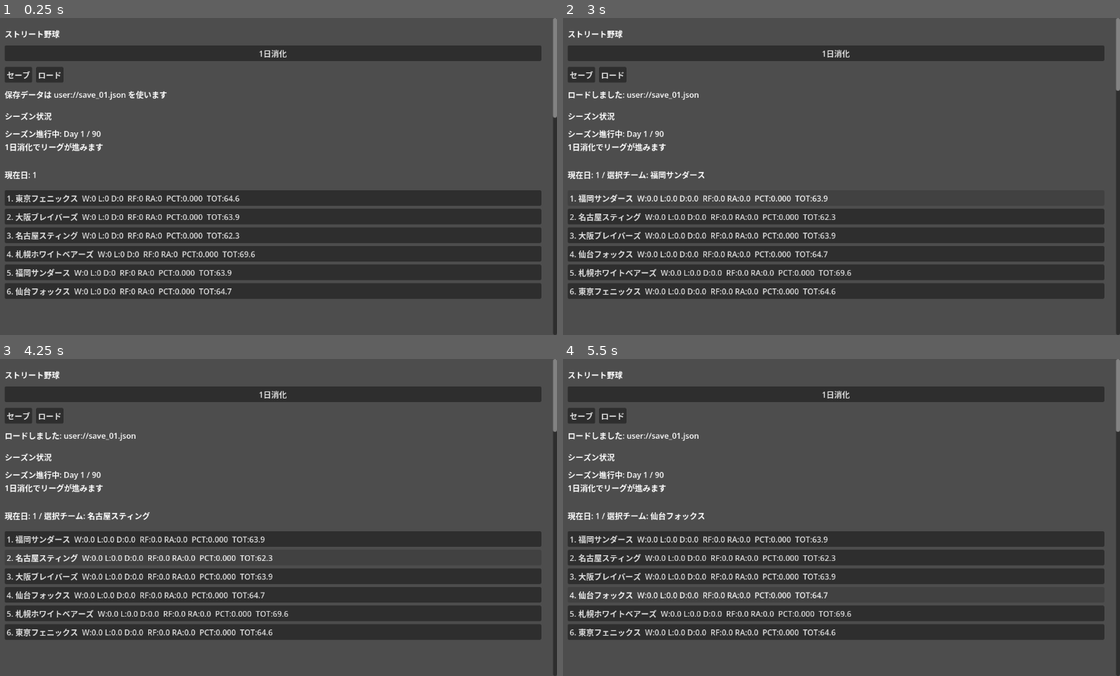
Above: before the commit, frames 1-4 (two rows, left to right).
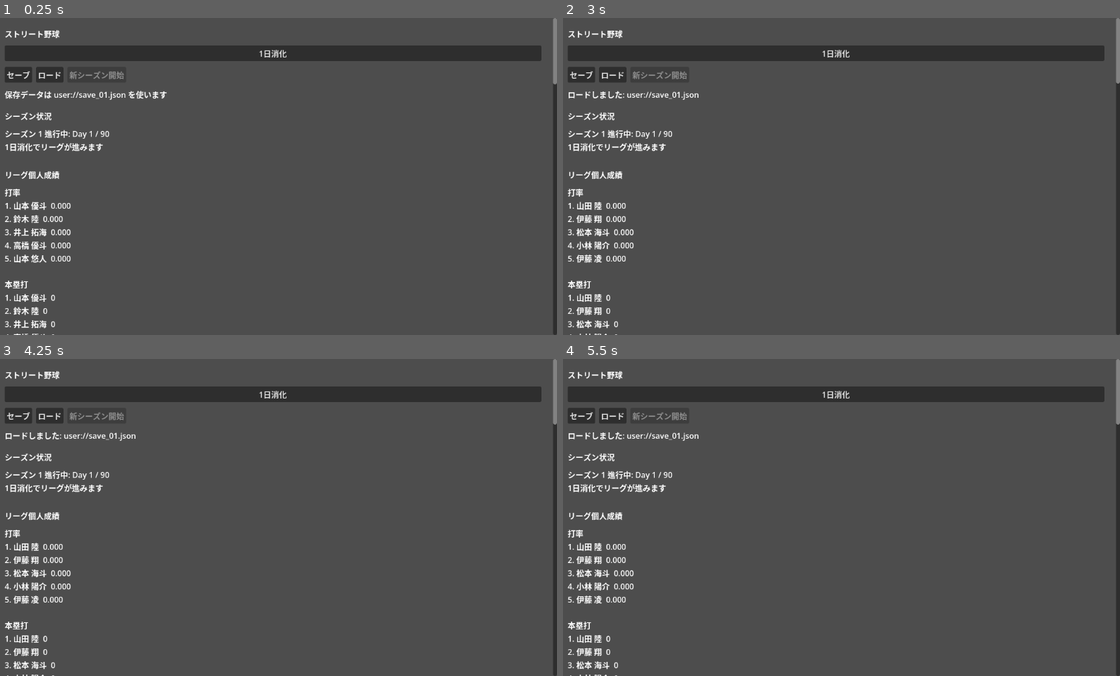
Above: after the commit, the same moments.

Repository: FYno52/StreetBaseball
Game: Godot game, scene res://scenes/LeagueHome.tscn
Two runs of this game, one before a commit and one after it. Both use one fixed random seed, a clock stepped at 60 frames per second and the inputs below.
Inputs (mouse positions are in pixels of both pictures, inside the frame that each line leads up to):
- Up to frame 1 (0.25 s): no input
- Up to frame 2 (3 s): click "セーブ" at 0.5 s; click "1日消化" at 1.25 s; click "ロード" at 2 s; click (835, 198) at 2.75 s, where only the run before the commit has a clickable "1. 福岡サンダース W:0.0 L:0.0 D:0.0 …"
- Up to frame 3 (4.25 s): click (272, 558) at 3.5 s, where only the run before the commit has a clickable "2. 名古屋スティング W:0.0 L:0.0 D:0.0…"
- Up to frame 4 (5.5 s): click (835, 577) at 4.25 s, where only the run before the commit has a clickable "3. 大阪ブレイバーズ W:0.0 L:0.0 D:0.0…"; click (835, 593) at 5 s, where only the run before the commit has a clickable "4. 仙台フォックス W:0.0 L:0.0 D:0.0 …"

The runs differ from the first frame. In frame 1, 28% of the frame differs, in the area x 0-100%, y 16-100%; in frame 2, 24%; in frame 3, 24%; in frame 4, 24%.

Commit message:
成績ランキング追加

Diff:
--- a/scenes/LeagueHome.tscn
+++ b/scenes/LeagueHome.tscn
@@ -53,6 +53,11 @@
 layout_mode = 2
 text = "Load"
 
+[node name="NewSeasonButton" type="Button" parent="RootScroll/MarginContainer/RootVBox/SaveButtonsHBox" unique_id=354081826]
+layout_mode = 2
+disabled = true
+text = "Next Season"
+
 [node name="SaveStatusLabel" type="Label" parent="RootScroll/MarginContainer/RootVBox" unique_id=1729330945]
 custom_minimum_size = Vector2(0, 32)
 layout_mode = 2
@@ -71,6 +76,24 @@
 text = "Season details"
 autowrap_mode = 3
 
+[node name="LeadersTitleLabel" type="Label" parent="RootScroll/MarginContainer/RootVBox"]
+layout_mode = 2
+text = "League Leaders"
+
+[node name="BattingLeadersLabel" type="Label" parent="RootScroll/MarginContainer/RootVBox"]
+custom_minimum_size = Vector2(0, 180)
+layout_mode = 2
+size_flags_horizontal = 3
+text = "Batting leaders"
+autowrap_mode = 3
+
+[node name="PitchingLeadersLabel" type="Label" parent="RootScroll/MarginContainer/RootVBox"]
+custom_minimum_size = Vector2(0, 180)
+layout_mode = 2
+size_flags_horizontal = 3
+text = "Pitching leaders"
+autowrap_mode = 3
+
 [node name="InfoLabel" type="Label" parent="RootScroll/MarginContainer/RootVBox" unique_id=977566212]
 custom_minimum_size = Vector2(0, 32)
 layout_mode = 2
--- a/scripts/autoload/league_state.gd
+++ b/scripts/autoload/league_state.gd
@@ -47,6 +47,24 @@
 
 	_generate_schedule()
 
+func start_new_season() -> void:
+	season_year += 1
+	current_day = 1
+
+	for team_id in teams.keys():
+		var team = teams[team_id]
+		team.standings["wins"] = 0
+		team.standings["losses"] = 0
+		team.standings["draws"] = 0
+		team.standings["runs_for"] = 0
+		team.standings["runs_against"] = 0
+
+	for player_id in players.keys():
+		var player = players[player_id]
+		player.reset_season_stats()
+
+	_generate_schedule()
+
 func _generate_schedule() -> void:
 	schedule.clear()
 
@@ -257,6 +275,86 @@
 	)
 
 	return result
+
+func get_league_batting_leaders(limit: int = 5) -> Dictionary:
+	var batters: Array = []
+	for player_id in players.keys():
+		var player = players[player_id]
+		if player == null or player.is_pitcher():
+			continue
+		batters.append(player)
+
+	var avg_leaders: Array = batters.duplicate()
+	avg_leaders.sort_custom(func(a, b):
+		var a_avg: float = a.get_batting_average()
+		var b_avg: float = b.get_batting_average()
+		if is_equal_approx(a_avg, b_avg):
+			return int(a.batting_stats["h"]) > int(b.batting_stats["h"])
+		return a_avg > b_avg
+	)
+
+	var hr_leaders: Array = batters.duplicate()
+	hr_leaders.sort_custom(func(a, b):
+		if int(a.batting_stats["hr"]) == int(b.batting_stats["hr"]):
+			return float(a.get_batting_average()) > float(b.get_batting_average())
+		return int(a.batting_stats["hr"]) > int(b.batting_stats["hr"])
+	)
+
+	var rbi_leaders: Array = batters.duplicate()
+	rbi_leaders.sort_custom(func(a, b):
+		if int(a.batting_stats["rbi"]) == int(b.batting_stats["rbi"]):
+			return int(a.batting_stats["h"]) > int(b.batting_stats["h"])
+		return int(a.batting_stats["rbi"]) > int(b.batting_stats["rbi"])
+	)
+
+	return {
+		"avg": avg_leaders.slice(0, mini(limit, avg_leaders.size())),
+		"hr": hr_leaders.slice(0, mini(limit, hr_leaders.size())),
+		"rbi": rbi_leaders.slice(0, mini(limit, rbi_leaders.size()))
+	}
+
+func get_league_pitching_leaders(limit: int = 5) -> Dictionary:
+	var pitchers: Array = []
+	for player_id in players.keys():
+		var player = players[player_id]
+		if player == null or not player.is_pitcher():
+			continue
+		pitchers.append(player)
+
+	var win_leaders: Array = pitchers.duplicate()
+	win_leaders.sort_custom(func(a, b):
+		if int(a.pitching_stats["wins"]) == int(b.pitching_stats["wins"]):
+			return int(a.pitching_stats["so"]) > int(b.pitching_stats["so"])
+		return int(a.pitching_stats["wins"]) > int(b.pitching_stats["wins"])
+	)
+
+	var save_leaders: Array = pitchers.duplicate()
+	save_leaders.sort_custom(func(a, b):
+		if int(a.pitching_stats["saves"]) == int(b.pitching_stats["saves"]):
+			return int(a.pitching_stats["holds"]) > int(b.pitching_stats["holds"])
+		return int(a.pitching_stats["saves"]) > int(b.pitching_stats["saves"])
+	)
+
+	var era_candidates: Array = []
+	for pitcher in pitchers:
+		if int(pitcher.pitching_stats["outs"]) >= 9:
+			era_candidates.append(pitcher)
+	if era_candidates.is_empty():
+		era_candidates = pitchers.duplicate()
+
+	era_candidates.sort_custom(func(a, b):
+		var a_era: float = a.get_era()
+		var b_era: float = b.get_era()
+		if is_equal_approx(a_era, b_era):
+			return int(a.pitching_stats["outs"]) > int(b.pitching_stats["outs"])
+		return a_era < b_era
+	)
+
+	return {
+		"wins": win_leaders.slice(0, mini(limit, win_leaders.size())),
+		"saves": save_leaders.slice(0, mini(limit, save_leaders.size())),
+		"era": era_candidates.slice(0, mini(limit, era_candidates.size()))
+	}
 
 func get_team_pitchers_sorted_by_era(team_id: String) -> Array:
 	var team = get_team(team_id)
--- a/scripts/league_home.gd
+++ b/scripts/league_home.gd
@@ -6,9 +6,13 @@
 @onready var save_buttons_hbox: HBoxContainer = $RootScroll/MarginContainer/RootVBox/SaveButtonsHBox
 @onready var save_button: Button = $RootScroll/MarginContainer/RootVBox/SaveButtonsHBox/SaveButton
 @onready var load_button: Button = $RootScroll/MarginContainer/RootVBox/SaveButtonsHBox/LoadButton
+@onready var new_season_button: Button = $RootScroll/MarginContainer/RootVBox/SaveButtonsHBox/NewSeasonButton
 @onready var save_status_label: Label = $RootScroll/MarginContainer/RootVBox/SaveStatusLabel
 @onready var season_status_title_label: Label = $RootScroll/MarginContainer/RootVBox/SeasonStatusTitleLabel
 @onready var season_status_detail_label: Label = $RootScroll/MarginContainer/RootVBox/SeasonStatusDetailLabel
+@onready var leaders_title_label: Label = $RootScroll/MarginContainer/RootVBox/LeadersTitleLabel
+@onready var batting_leaders_label: Label = $RootScroll/MarginContainer/RootVBox/BattingLeadersLabel
+@onready var pitching_leaders_label: Label = $RootScroll/MarginContainer/RootVBox/PitchingLeadersLabel
 @onready var team_list_vbox: VBoxContainer = $RootScroll/MarginContainer/RootVBox/TeamListScroll/TeamListVBox
 @onready var selected_team_title_label: Label = $RootScroll/MarginContainer/RootVBox/SelectedTeamTitleLabel
 @onready var selected_team_detail_label: Label = $RootScroll/MarginContainer/RootVBox/SelectedTeamDetailLabel
@@ -48,9 +52,13 @@
 	title_label.text = "ストリート野球"
 	save_button.text = "セーブ"
 	load_button.text = "ロード"
+	new_season_button.text = "新シーズン開始"
 	save_status_label.text = "保存データは user://save_01.json を使います"
 	season_status_title_label.text = "シーズン状況"
 	season_status_detail_label.text = "シーズン進行中です"
+	leaders_title_label.text = "リーグ個人成績"
+	batting_leaders_label.text = "打撃ランキングを集計中です"
+	pitching_leaders_label.text = "投手ランキングを集計中です"
 	selected_team_title_label.text = "チーム詳細"
 	selected_team_detail_label.text = "まだチームが選択されていません"
 	lineup_vs_r_title_label.text = "対右投手スタメン"
@@ -73,6 +81,7 @@
 	sim_day_button.pressed.connect(_on_sim_day_button_pressed)
 	save_button.pressed.connect(_on_save_button_pressed)
 	load_button.pressed.connect(_on_load_button_pressed)
+	new_season_button.pressed.connect(_on_new_season_button_pressed)
 	edit_vs_r_button.pressed.connect(_on_edit_mode_pressed.bind("vs_r"))
 	edit_vs_l_button.pressed.connect(_on_edit_mode_pressed.bind("vs_l"))
 	cancel_edit_button.pressed.connect(_on_cancel_edit_pressed)
@@ -105,6 +114,7 @@
 		team_list_vbox.add_child(button)
 
 	_refresh_season_status()
+	_refresh_league_leaders()
 	_refresh_selected_team_detail()
 	_refresh_selected_team_lineups()
 	_refresh_lineup_editor()
@@ -157,10 +167,25 @@
 	save_status_label.text = "ロードしました: user://save_01.json"
 	_refresh_view()
 
+func _on_new_season_button_pressed() -> void:
+	if LeagueState.current_day <= LeagueState.get_last_day():
+		save_status_label.text = "シーズン終了後に新シーズンを開始できます"
+		return
+
+	LeagueState.start_new_season()
+	last_game_ids.clear()
+	selected_game_id = ""
+	lineup_edit_target = ""
+	selected_lineup_index = -1
+	selected_rotation_index = -1
+	save_status_label.text = "新シーズンを開始しました"
+	_refresh_view()
+
 func _refresh_season_status() -> void:
 	var season_finished: bool = LeagueState.current_day > LeagueState.get_last_day()
 	if not season_finished:
-		season_status_detail_label.text = "シーズン進行中: Day %d / %d\n1日消化でリーグが進みます" % [
+		season_status_detail_label.text = "シーズン %d 進行中: Day %d / %d\n1日消化でリーグが進みます" % [
+			LeagueState.season_year,
 			LeagueState.current_day,
 			LeagueState.get_last_day()
 		]
@@ -176,7 +201,8 @@
 	var best_offense = _find_team_by_runs_for(true)
 	var best_defense = _find_team_by_runs_against(true)
 
-	season_status_detail_label.text = "シーズン終了\n優勝: %s\n最下位: %s\n最多得点: %s (%d)\n最少失点: %s (%d)\n総試合日数: %d" % [
+	season_status_detail_label.text = "シーズン %d 終了\n優勝: %s\n最下位: %s\n最多得点: %s (%d)\n最少失点: %s (%d)\n総試合日数: %d" % [
+		LeagueState.season_year,
 		champion.name,
 		last_place.name,
 		best_offense.name if best_offense != null else "-",
@@ -219,6 +245,48 @@
 		elif not lowest and team_runs > best_runs:
 			best_team = team
 	return best_team
+
+func _refresh_league_leaders() -> void:
+	var batting: Dictionary = LeagueState.get_league_batting_leaders(5)
+	var pitching: Dictionary = LeagueState.get_league_pitching_leaders(5)
+
+	var batting_lines: Array[String] = ["打率"]
+	for i in range(batting.get("avg", []).size()):
+		var player = batting["avg"][i]
+		batting_lines.append("%d. %s  %.3f" % [i + 1, player.full_name, player.get_batting_average()])
+
+	batting_lines.append("")
+	batting_lines.append("本塁打")
+	for i in range(batting.get("hr", []).size()):
+		var player = batting["hr"][i]
+		batting_lines.append("%d. %s  %d" % [i + 1, player.full_name, int(player.batting_stats["hr"])])
+
+	batting_lines.append("")
+	batting_lines.append("打点")
+	for i in range(batting.get("rbi", []).size()):
+		var player = batting["rbi"][i]
+		batting_lines.append("%d. %s  %d" % [i + 1, player.full_name, int(player.batting_stats["rbi"])])
+
+	batting_leaders_label.text = "\n".join(batting_lines)
+
+	var pitching_lines: Array[String] = ["勝利"]
+	for i in range(pitching.get("wins", []).size()):
+		var player = pitching["wins"][i]
+		pitching_lines.append("%d. %s  %d" % [i + 1, player.full_name, int(player.pitching_stats["wins"])])
+
+	pitching_lines.append("")
+	pitching_lines.append("セーブ")
+	for i in range(pitching.get("saves", []).size()):
+		var player = pitching["saves"][i]
+		pitching_lines.append("%d. %s  %d" % [i + 1, player.full_name, int(player.pitching_stats["saves"])])
+
+	pitching_lines.append("")
+	pitching_lines.append("防御率")
+	for i in range(pitching.get("era", []).size()):
+		var player = pitching["era"][i]
+		pitching_lines.append("%d. %s  %.2f" % [i + 1, player.full_name, player.get_era()])
+
+	pitching_leaders_label.text = "\n".join(pitching_lines)
 
 func _on_team_button_pressed(team_id: String) -> void:
 	selected_team_id = team_id
@@ -613,6 +681,7 @@
 func _refresh_sim_day_button() -> void:
 	var season_finished: bool = LeagueState.current_day > LeagueState.get_last_day()
 	sim_day_button.disabled = season_finished
+	new_season_button.disabled = not season_finished
 	if season_finished:
 		sim_day_button.text = "シーズン終了"
 	else:
